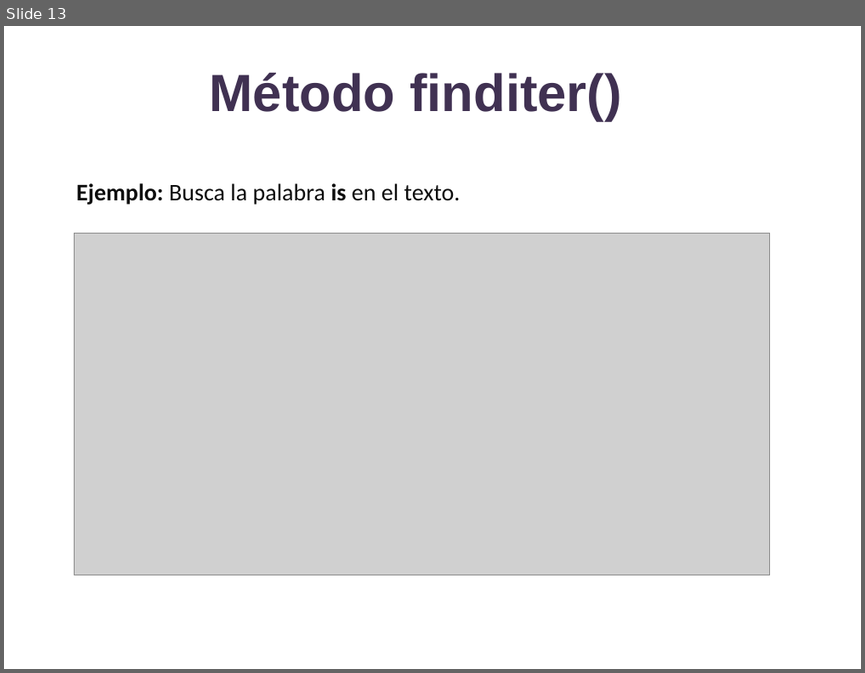
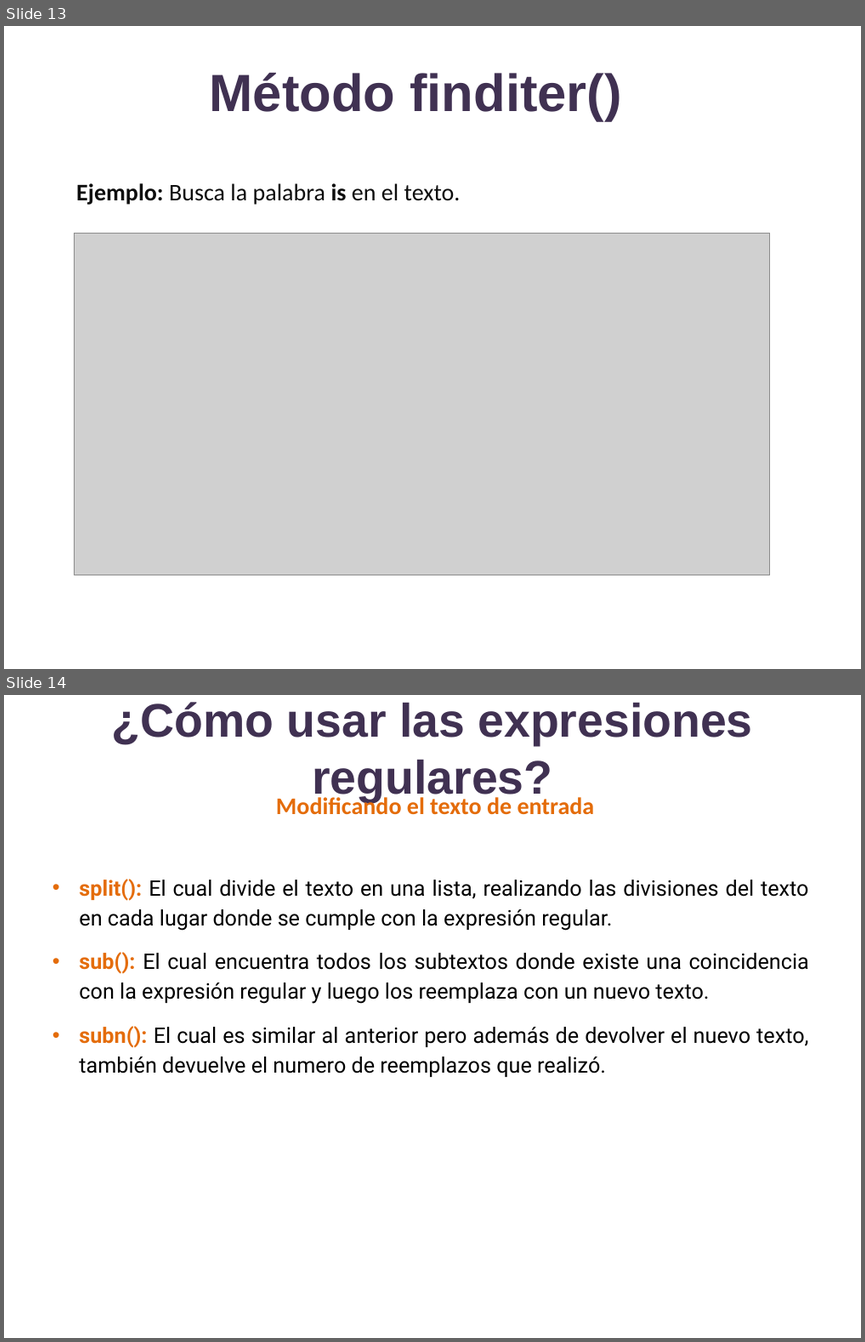
Before and after one commit to lizetheP/Analitica, a slide deck: CalendarioAgo2022/presentaciones/19_Modulo_re.pptx. Shown one above the other, each under a label of ours: slide 13 before the commit, slides 13 and 14 after it. The pictures are 865x673 and 865x1342 pixels, drawn with LibreOffice and Linux fonts; fonts in the diff are those of the drawing; grey boxes stand for pictures. Boxes give left, top, right and bottom in pixels: in the first picture for what was removed or moved away, otherwise in the second. Text is boxed around its words. In the diff, an @@ line names an element or a change of style, - is before the commit and + after.

```diff
--- a/CalendarioAgo2022/presentaciones/19_Modulo_re.pptx
+++ b/CalendarioAgo2022/presentaciones/19_Modulo_re.pptx
@@ slide 14 added at bbox=[4, 695, 861, 1338], background #FFFFFF @@
@@ title added at bbox=[112, 702, 752, 802], 39.6 pt, text #403152, bold @@
+¿Cómo usar las expresiones regulares?
@@ text added at bbox=[276, 794, 595, 815], 20 pt, text #E46C0A, bold @@
+Modificando el texto de entrada
@@ text added at bbox=[79, 879, 809, 1077], 18 pt, text #000000 @@
+• split(): El cual divide el texto en una lista, realizando las divisiones del texto en cada lugar donde se cumple con la expresión regular.
+• sub(): El cual encuentra todos los subtextos donde existe una coincidencia con la expresión regular y luego los reemplaza con un nuevo texto.
+• subn(): El cual es similar al anterior pero además de devolver el nuevo texto, también devuelve el numero de reemplazos que realizó.
```
Also in this commit, not shown: 2 slides changed, 5 other slides added, 13 other files.
